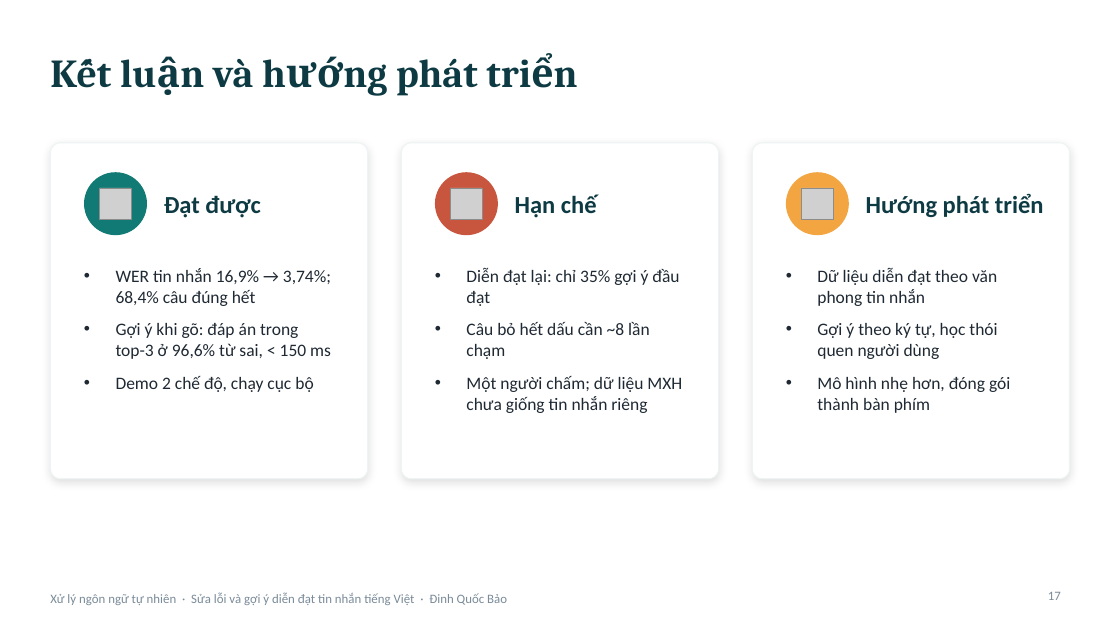
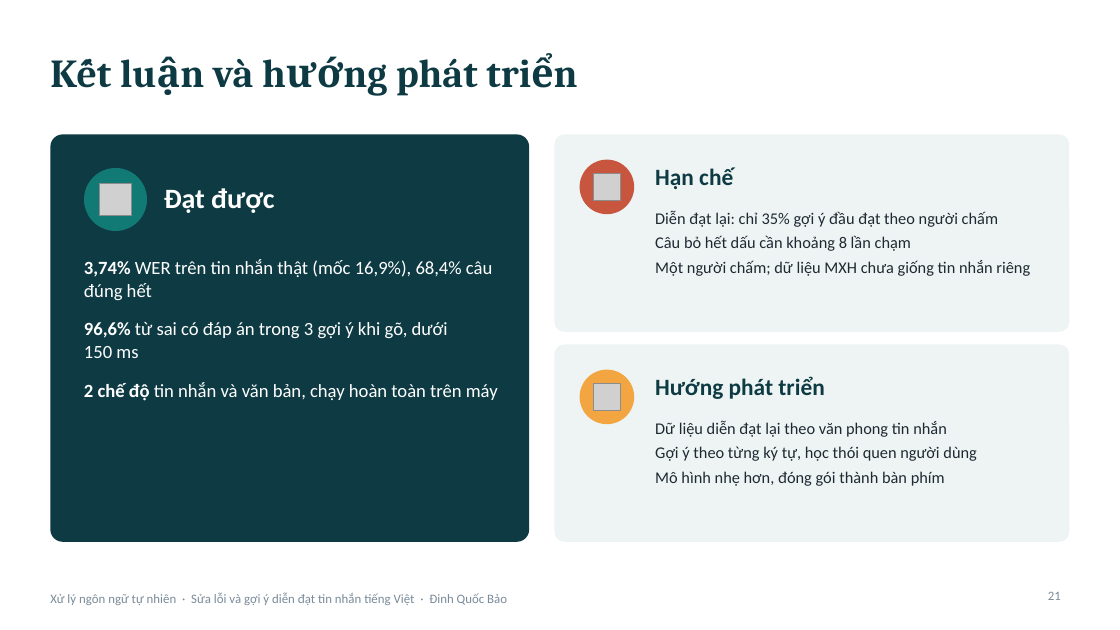
Before and after one commit to EDinhquocbao/vietnamese-message-assistant, a slide deck: slide 21 of reports/Slide_do_an_Dinh_Quoc_Bao.pptx (slide 17 before the commit). Drawn at 1120x630 pixels with LibreOffice and Linux fonts; fonts in the diff are those of the drawing; grey boxes stand for pictures. Boxes give left, top, right and bottom in pixels: in the first picture for what was removed or moved away, otherwise in the second. Text is boxed around its words. In the diff, an @@ line names an element or a change of style, - is before the commit and + after.

```diff
--- a/reports/Slide_do_an_Dinh_Quoc_Bao.pptx
+++ b/reports/Slide_do_an_Dinh_Quoc_Bao.pptx
@@ rounded rectangle removed at (50,143,368,479) @@
@@ rounded rectangle added at (50,134,529,542), fill #0E3B43 @@
@@ rounded rectangle removed at (402,143,719,479) @@
@@ rounded rectangle added at (555,134,1070,332), fill #EEF4F3 @@
@@ rounded rectangle removed at (753,143,1070,479) @@
@@ ellipse: place and size @@
-ellipse at (84,172,147,235)
+ellipse at (84,168,147,231)
@@ text "Đạt được" at (164,188,274,213): size 21 to 24 pt, text colour #0E3B43 to #FFFFFF; more space between paragraphs @@
@@ ellipse: place and size @@
-ellipse at (435,172,498,235)
+ellipse at (580,160,634,214)
@@ picture: place and size @@
-picture at (451,188,483,220)
+picture at (593,173,621,201)
@@ text "Hạn chế": place and size @@
-text "Hạn chế" at (515,194,597,218)
+text "Hạn chế" at (655,167,733,189)
@@ text "Hạn chế" at (655,167,733,189): size 21 to 20 pt; more space between paragraphs; vertical alignment middle to top @@
@@ picture: place and size @@
-picture at (100,188,132,220)
+picture at (100,184,132,216)
@@ text "Diễn đạt lại: chỉ 35% ...": place and size @@
-text "Diễn đạt lại: chỉ 35% ..." at (466,267,682,413)
+text "Diễn đạt lại: chỉ 35% ..." at (655,211,1030,276)
@@ text at (655,211,998,251): text changed; size 15 to 14 pt @@
-• Diễn đạt lại: chỉ 35% gợi ý đầu đạt
-• Câu bỏ hết dấu cần ~8 lần chạm
+Diễn đạt lại: chỉ 35% gợi ý đầu đạt theo người chấm
+Câu bỏ hết dấu cần khoảng 8 lần chạm
@@ text at (84,259,498,401): text changed; size 15 to 16 pt; text colour #1F2933 to #FFFFFF @@
-• WER tin nhắn 16,9% → 3,74%; 68,4% câu đúng hết
-• Gợi ý khi gõ: đáp án trong top-3 ở 96,6% từ sai, < 150 ms
-• Demo 2 chế độ, chạy cục bộ
+3,74% WER trên tin nhắn thật (mốc 16,9%), 68,4% câu đúng hết
+96,6% từ sai có đáp án trong 3 gợi ý khi gõ, dưới 150 ms
+2 chế độ tin nhắn và văn bản, chạy hoàn toàn trên máy
@@ text at (655,260,1030,276): size 15 to 14 pt in "Một người chấm; dữ liệu MXH chưa ..."; bullet • to none; less space between paragraphs @@
@@ rounded rectangle added at (555,344,1070,542), fill #EEF4F3 @@
@@ ellipse: place and size @@
-ellipse at (786,172,849,235)
+ellipse at (580,370,634,424)
@@ picture: place and size @@
-picture at (802,188,833,220)
+picture at (593,383,621,411)
@@ text "Hướng phát triển" at (655,376,824,399): size 21 to 20 pt; more space between paragraphs; vertical alignment middle to top @@
@@ text "Hướng phát triển": place and size @@
-text "Hướng phát triển" at (866,193,1044,217)
+text "Hướng phát triển" at (655,376,824,399)
@@ text "Dữ liệu diễn đạt lại ...": place and size @@
-text "Dữ liệu diễn đạt lại ..." at (817,268,1010,413)
+text "Dữ liệu diễn đạt lại ..." at (655,421,976,486)
@@ text at (655,421,976,461): text changed; size 15 to 14 pt @@
-• Dữ liệu diễn đạt theo văn phong tin nhắn
-• Gợi ý theo ký tự, học thói quen người dùng
+Dữ liệu diễn đạt lại theo văn phong tin nhắn
+Gợi ý theo từng ký tự, học thói quen người dùng
@@ text at (655,471,945,486): size 15 to 14 pt in "Mô hình nhẹ hơn, đóng gói thành ..."; bullet • to none; less space between paragraphs @@
@@ page number at (1048,592,1061,600): text changed @@
-17
+21
```
Also in this commit, not shown: 2 other slides changed, 4 slides added, 3 other files.
